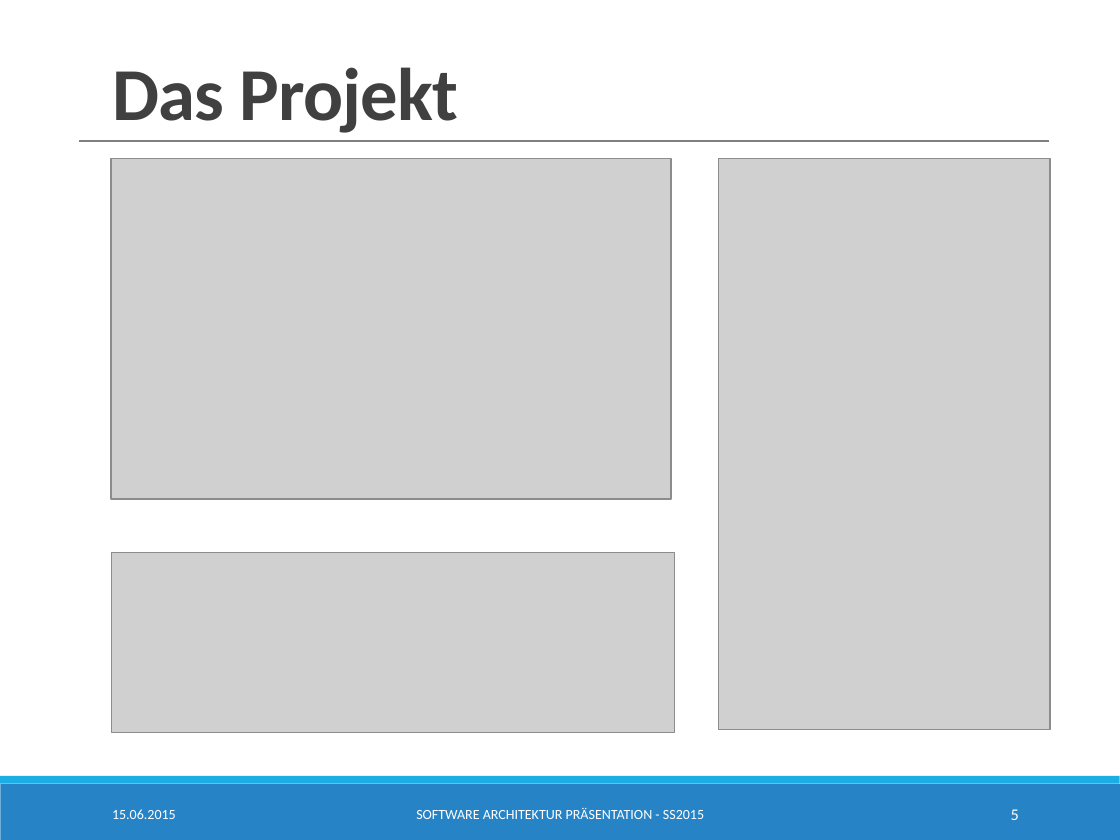
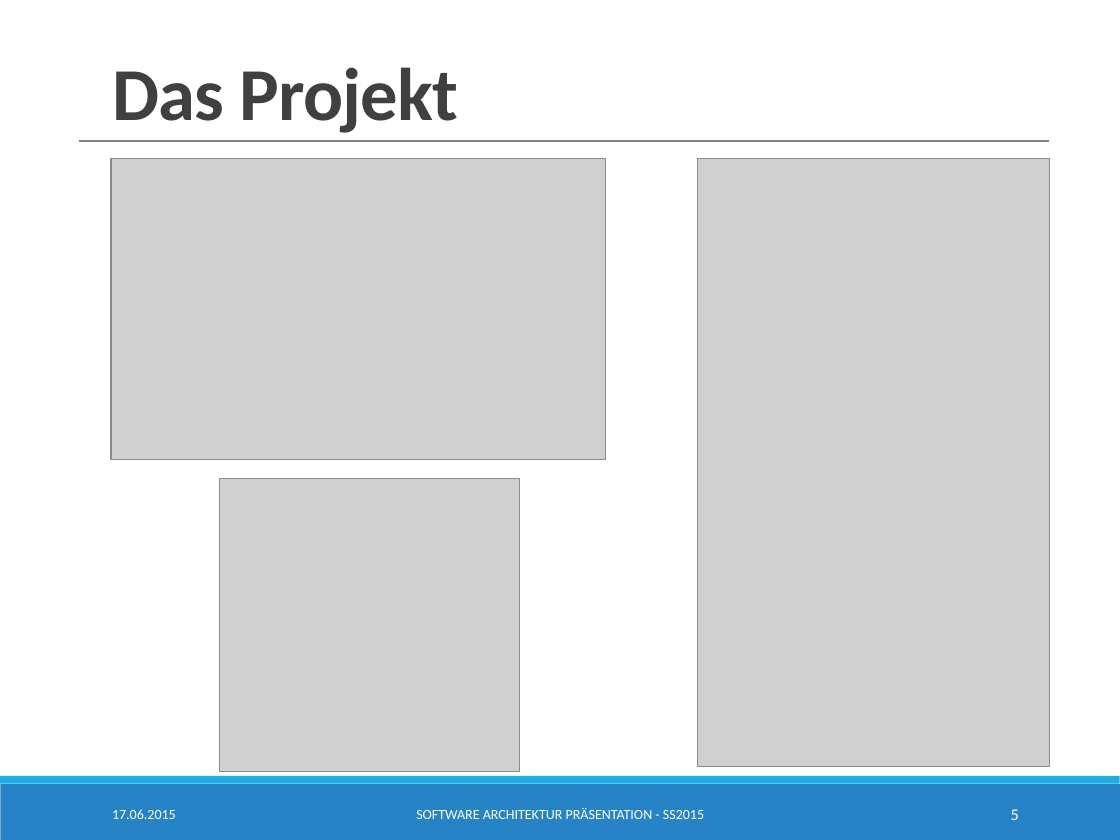
Before and after one commit to SimonBraun/de.htwg.se.mastermind, a slide deck: slide 5 of de.htwg.se.mastermind/Presentation.pptx. Drawn at 1120x840 pixels with LibreOffice and Linux fonts; fonts in the diff are those of the drawing; grey boxes stand for pictures. Boxes give left, top, right and bottom in pixels: in the first picture for what was removed or moved away, otherwise in the second. Text is boxed around its words. In the diff, an @@ line names an element or a change of style, - is before the commit and + after.

```diff
--- a/de.htwg.se.mastermind/Presentation.pptx
+++ b/de.htwg.se.mastermind/Presentation.pptx
@@ picture: place and size @@
-picture at <box>111,159,671,500</box>
+picture at <box>111,159,606,460</box>
@@ picture: place and size @@
-picture at <box>719,159,1051,730</box>
+picture at <box>698,159,1051,767</box>
@@ picture added at <box>220,478,520,772</box> @@
@@ picture removed at <box>112,553,674,734</box> @@
@@ text at <box>112,809,176,819</box>: text changed @@
-15.06.2015
+17.06.2015
```
Also in this commit, not shown: 11 other slides changed, 8 other files.
